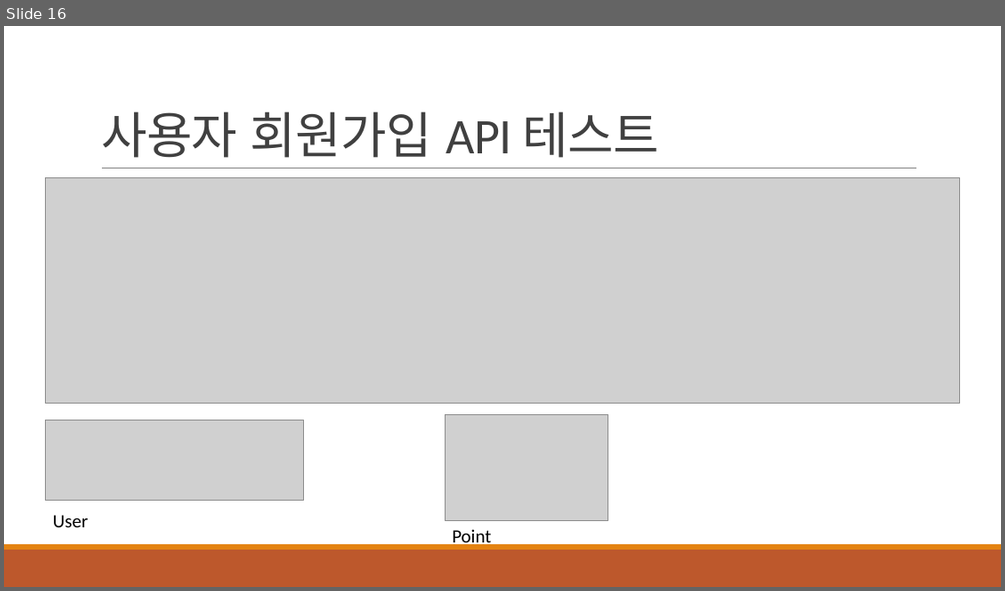
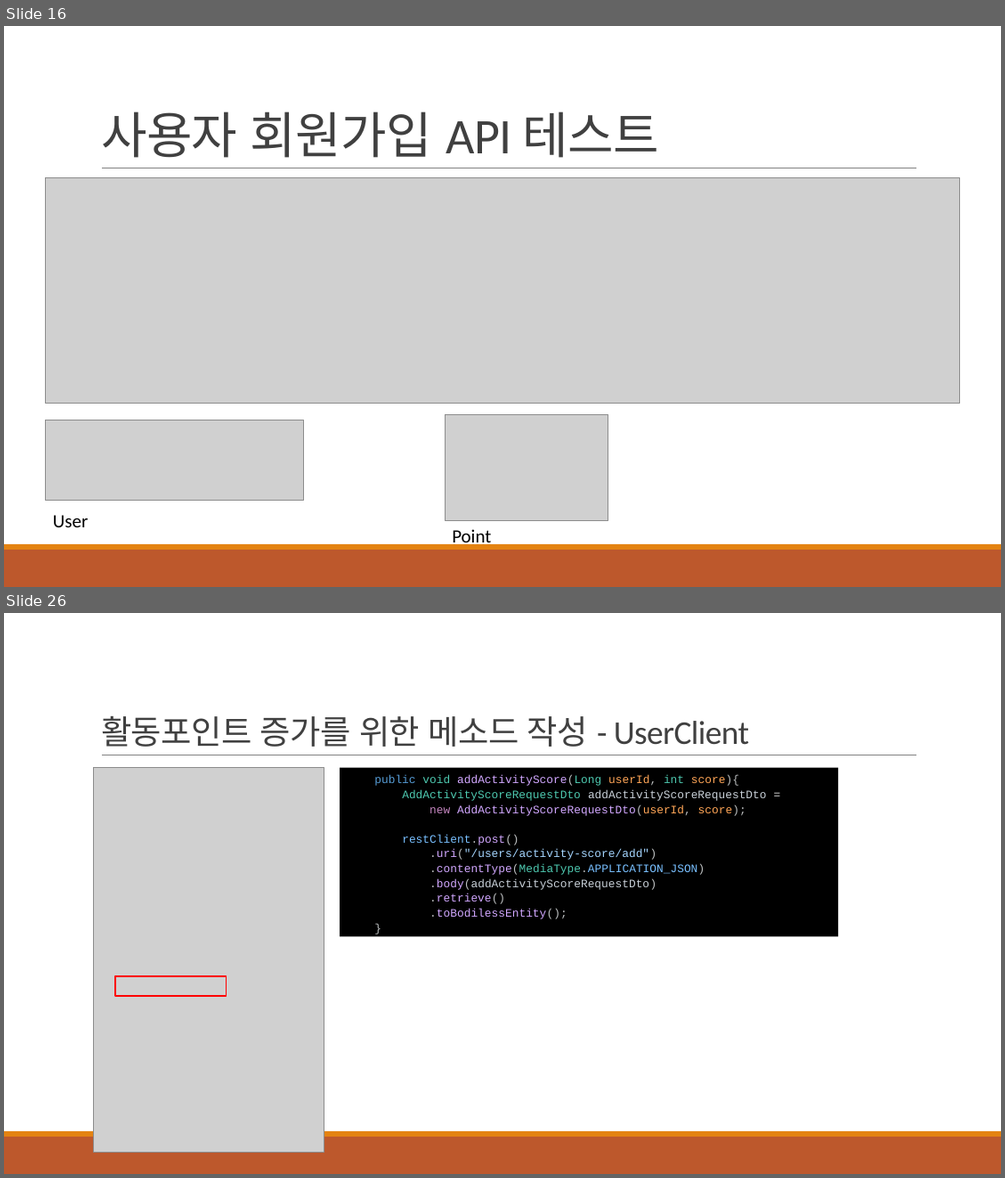
Before and after one commit to khb3025/study-msa, a slide deck: msa-ppt/3. 데이터 쓰기 API 구현.pptx. Shown one above the other, each under a label of ours: slide 16 before the commit, slides 16 and 26 after it; the slides between them are not shown. The pictures are 1005x591 and 1005x1178 pixels, drawn with LibreOffice and Linux fonts; fonts in the diff are those of the drawing; grey boxes stand for pictures. Boxes give left, top, right and bottom in pixels: in the first picture for what was removed or moved away, otherwise in the second. Text is boxed around its words. In the diff, an @@ line names an element or a change of style, - is before the commit and + after.

Commit message:
feat : 게시글 등록 시 동작 재정의
1. 게시글 등록 요청
2. 포인트 차감
3. 게시글 저장
4. 활동포인트 증가

```diff
--- a/msa-ppt/3. 데이터 쓰기 API 구현.pptx
+++ b/msa-ppt/3. 데이터 쓰기 API 구현.pptx
@@ slide 26 added at <box>4,613,1001,1174</box>, background #FFFFFF; not listed: 3 template elements that a slide beside it also shows @@
@@ title added at <box>101,716,749,747</box>, 32 pt, text #404040 @@
+활동포인트 증가를 위한 메소드 작성 - UserClient
@@ picture added at <box>94,768,324,1152</box> @@
@@ rectangle added at <box>340,768,839,937</box>, fill #000000, 11 pt, text #D2A8FF @@
+public void addActivityScore(Long userId, int score){
+AddActivityScoreRequestDto addActivityScoreRequestDto =
+new AddActivityScoreRequestDto(userId, score);
+restClient.post()
+.uri("/users/activity-score/add")
+.contentType(MediaType.APPLICATION_JSON)
+.body(addActivityScoreRequestDto)
+.retrieve()
+.toBodilessEntity();
+}
@@ rectangle added at <box>115,976,226,996</box>, outline #FF0000 1.25 pt @@
```
Also in this commit, not shown: 1 slide changed, 11 other slides added, 8 other files.
